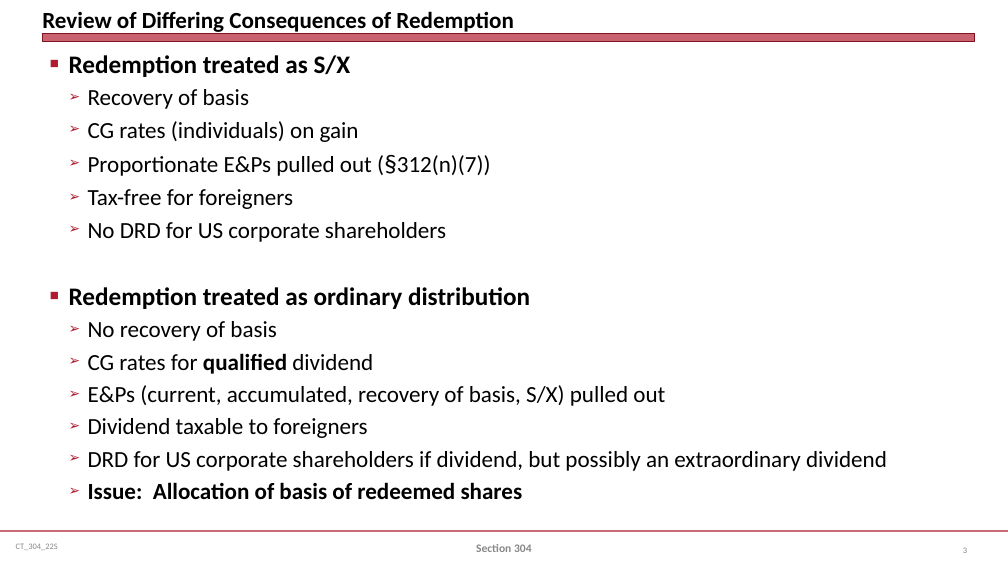
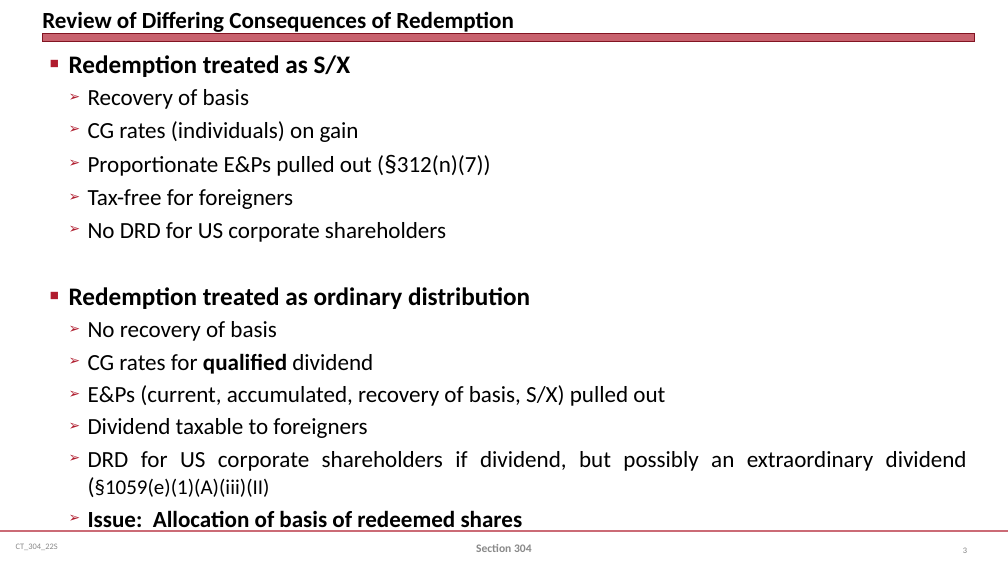
Before and after one commit to jmc877/Corporate-Tax, a slide deck: slide 3 of slides/CT_304_22S.pptx. Drawn at 1008x567 pixels with LibreOffice and Linux fonts; fonts in the diff are those of the drawing. Boxes give left, top, right and bottom in pixels: in the first picture for what was removed or moved away, otherwise in the second. Text is boxed around its words. In the diff, an @@ line names an element or a change of style, - is before the commit and + after.

```diff
--- a/slides/CT_304_22S.pptx
+++ b/slides/CT_304_22S.pptx
@@ text at (88, 451, 967, 497): text changed @@
-  ➢ DRD for US corporate shareholders if dividend, but possibly an extraordinary dividend
+  ➢ DRD for US corporate shareholders if dividend, but possibly an extraordinary dividend (§1059(e)(1)(A)(iii)(II)
```
Also in this commit, not shown: 1 other slide changed, 4 other files.
